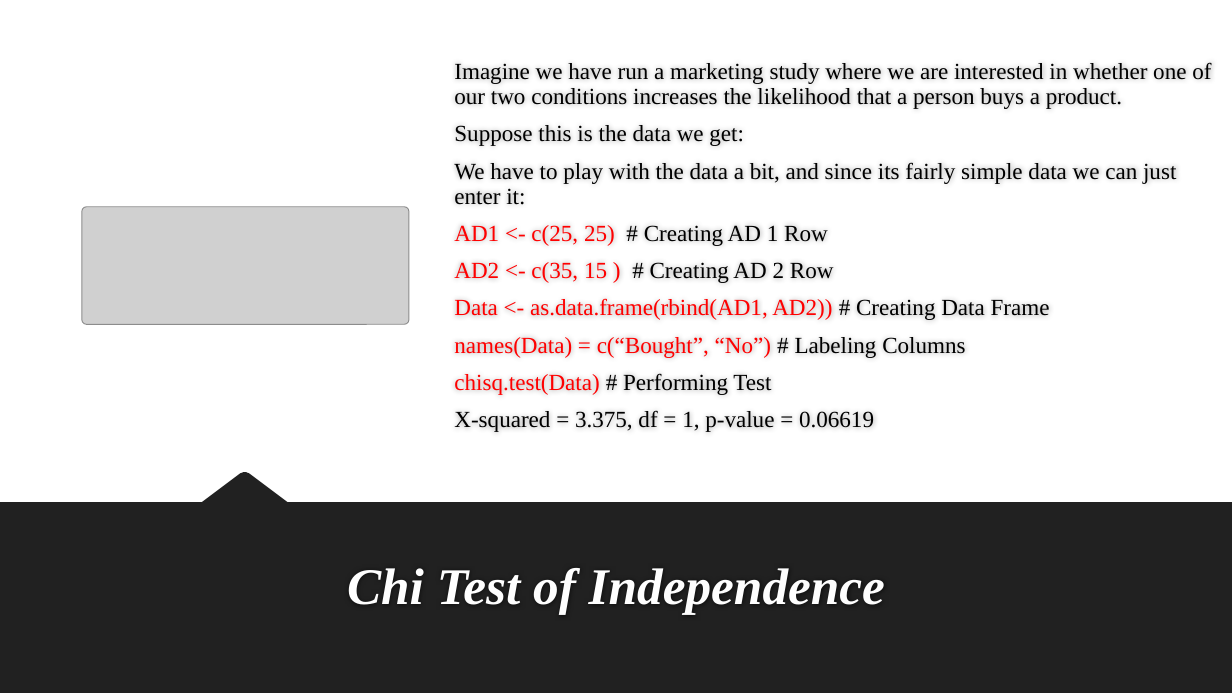
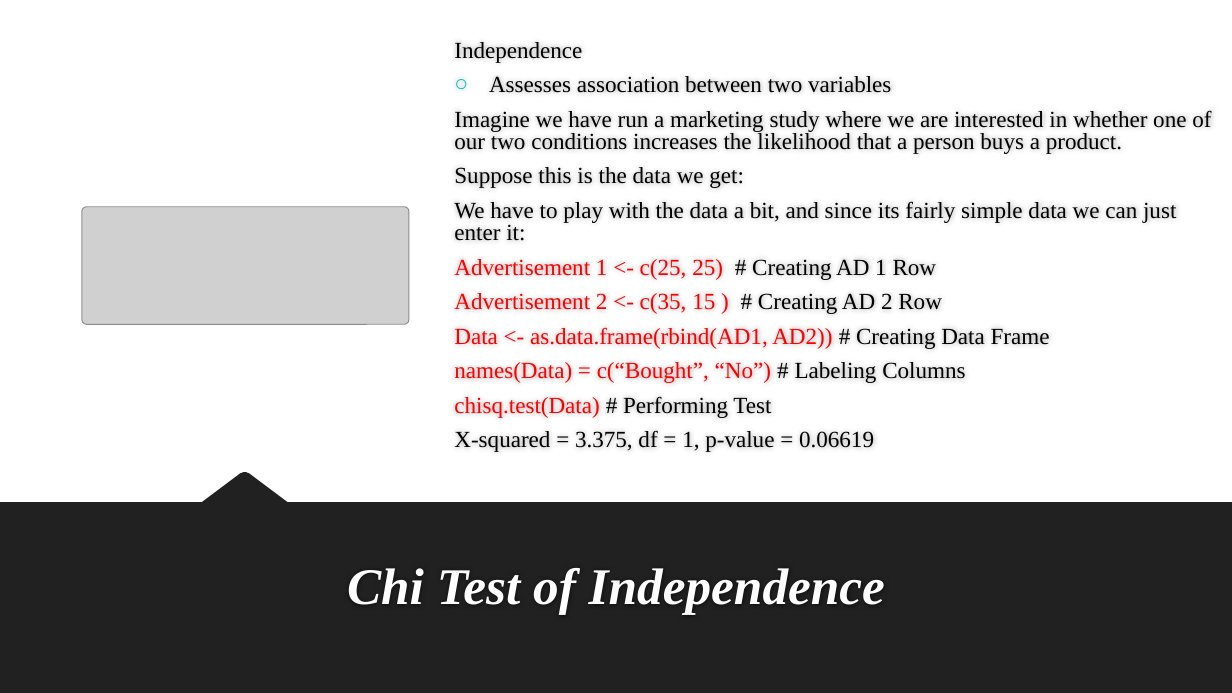
Before and after one commit to melhzy/data_analytics, a slide deck: slide 50 of Week1_Simple_Effect/Week 1 Simple effect.pptx. Drawn at 1232x693 pixels with LibreOffice and Linux fonts; fonts in the diff are those of the drawing; grey boxes stand for pictures; background and template pictures are left out. Boxes give left, top, right and bottom in pixels: in the first picture for what was removed or moved away, otherwise in the second. Text is boxed around its words. In the diff, an @@ line names an element or a change of style, - is before the commit and + after.

```diff
--- a/Week1_Simple_Effect/Week 1 Simple effect.pptx
+++ b/Week1_Simple_Effect/Week 1 Simple effect.pptx
@@ text at (454,42,891,93): paragraphs added @@
+Independence
+○ Assesses association between two variables
@@ text at (454,110,1211,452): line spacing 0.9 to 0.8 @@
@@ text at (454,259,942,314): text changed; text colour #000000 to #FF0000 @@
-AD1 <- c(25, 25) # Creating AD 1 Row
-AD2 <- c(35, 15 ) # Creating AD 2 Row
+Advertisement 1 <- c(25, 25) # Creating AD 1 Row
+Advertisement 2 <- c(35, 15 ) # Creating AD 2 Row
```
Also in this commit, not shown: 13 other slides changed, 4 other files.
